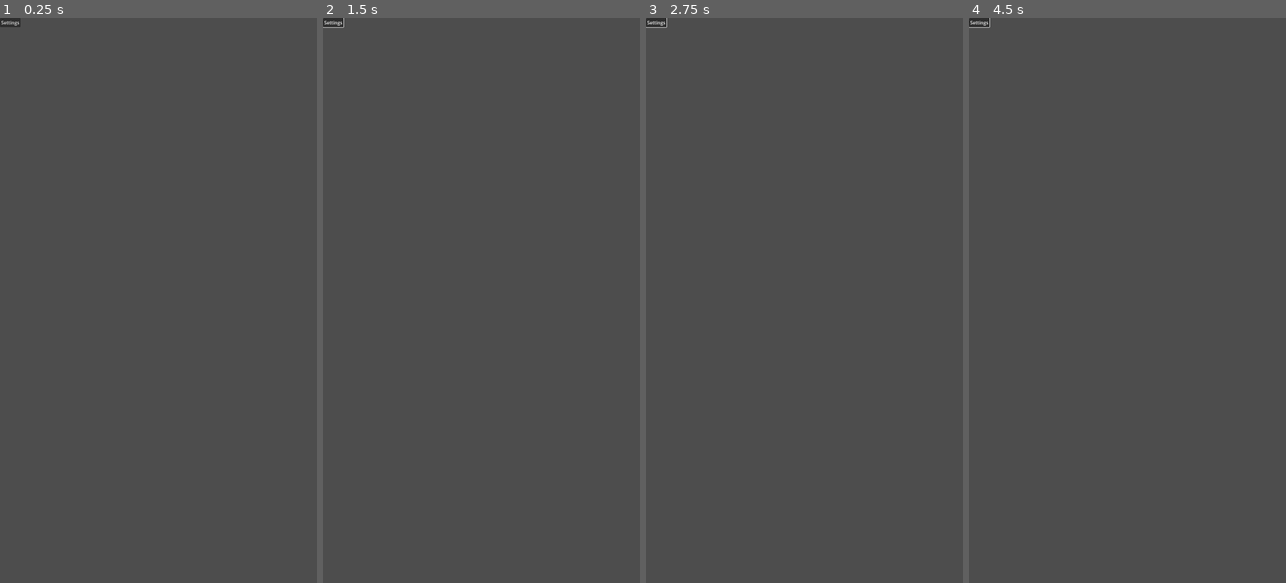
Above: before the commit, frames 1-4 (left to right).
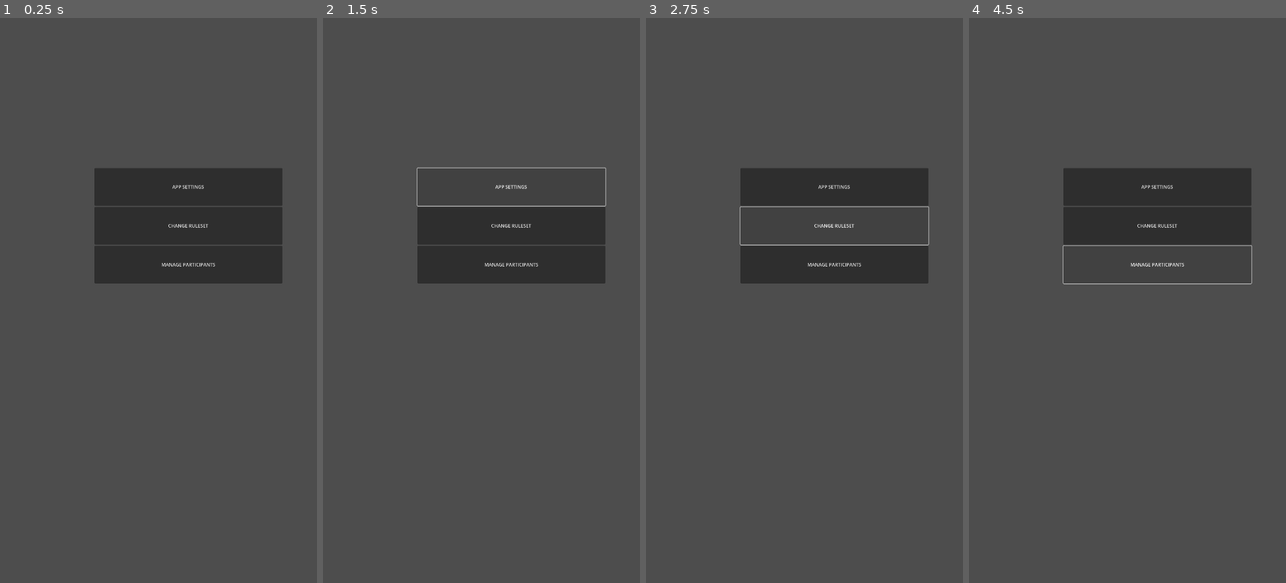
Above: after the commit, the same moments.

Repository: schonewillejacob/picklebardt
Game: Godot game, scene res://nodes/ui/intro_scene.tscn
Same seed, same stepped clock (60 frames per second), same inputs: the game is played once before the commit and once after it.
Inputs (mouse positions are in pixels of both pictures, inside the frame that each line leads up to):
- Up to frame 1 (0.25 s): no input
- Up to frame 2 (1.5 s): click (332, 23) at 0.5 s, where only the run before the commit has a clickable "Settings"; click (510, 187) at 1.25 s, where only the run after the commit has a clickable "APP SETTINGS"
- Up to frame 3 (2.75 s): click (833, 227) at 2 s, where only the run after the commit has a clickable "CHANGE RULESET"
- Up to frame 4 (4.5 s): click (1156, 266) at 2.75 s, where only the run after the commit has a clickable "MANAGE PARTICIPANTS"; click (1156, 227) at 3.5 s, where only the run after the commit has a clickable "CHANGE RULESET"; click (1156, 266) at 4.25 s, where only the run after the commit has a clickable "MANAGE PARTICIPANTS"

The runs differ from the first frame. In frame 1, 12% of the frame differs, in the area x 0-90%, y 0-47%; in frame 2, 8.2%; in frame 3, 8.1%; in frame 4, 8.1%.

Commit message:
button UI base

Diff:
--- /dev/null
+++ b/nodes/ui/gui/menu_font.tres
@@ -0,0 +1,9 @@
+[gd_resource type="FontFile" format=3 uid="uid://c3xa4bdd3l5fy"]
+
+[resource]
+cache/0/16/0/ascent = 0.0
+cache/0/16/0/descent = 0.0
+cache/0/16/0/underline_position = 0.0
+cache/0/16/0/underline_thickness = 0.0
+cache/0/16/0/scale = 1.0
+cache/0/16/0/kerning_overrides/16/0 = Vector2(0, 0)
--- a/nodes/ui/gui/menu_home.tscn
+++ b/nodes/ui/gui/menu_home.tscn
@@ -1,17 +1,33 @@
 [gd_scene format=3 uid="uid://c2kgyu7dbn4u6"]
 
-[node name="MenuHome" type="AspectRatioContainer"]
-anchors_preset = -1
-anchor_left = 0.025
-anchor_top = 0.025
-anchor_right = 0.975
-anchor_bottom = 0.975
-size_flags_horizontal = 0
-size_flags_vertical = 0
+[node name="control" type="Control"]
+layout_mode = 3
+anchors_preset = 15
+anchor_right = 1.0
+anchor_bottom = 1.0
+grow_horizontal = 2
+grow_vertical = 2
 
 [node name="VBoxContainer" type="VBoxContainer" parent="."]
+layout_mode = 1
+anchors_preset = 15
+anchor_right = 1.0
+anchor_bottom = 1.0
+grow_horizontal = 2
+grow_vertical = 2
+alignment = 1
+
+[node name="appSettings" type="Button" parent="VBoxContainer"]
+custom_minimum_size = Vector2(0, 128)
 layout_mode = 2
+text = "APP SETTINGS"
 
-[node name="Button" type="Button" parent="VBoxContainer"]
+[node name="changeRules" type="Button" parent="VBoxContainer"]
+custom_minimum_size = Vector2(0, 128)
 layout_mode = 2
-text = "Settings"
+text = "CHANGE RULESET"
+
+[node name="manageParticipants" type="Button" parent="VBoxContainer"]
+custom_minimum_size = Vector2(0, 128)
+layout_mode = 2
+text = "MANAGE PARTICIPANTS"
--- a/nodes/ui/intro_scene.gd
+++ b/nodes/ui/intro_scene.gd
@@ -1,11 +1 @@
 extends Node2D
-
-
-# Called when the node enters the scene tree for the first time.
-func _ready():
-	pass # Replace with function body.
-
-
-# Called every frame. 'delta' is the elapsed time since the previous frame.
-func _process(delta):
-	pass
--- a/nodes/ui/intro_scene.tscn
+++ b/nodes/ui/intro_scene.tscn
@@ -7,3 +7,7 @@
 script = ExtResource("1_jatua")
 
 [node name="MenuHome" parent="." instance=ExtResource("2_fkqfm")]
+offset_left = 322.0
+offset_top = 306.0
+offset_right = 962.0
+offset_bottom = 1106.0
